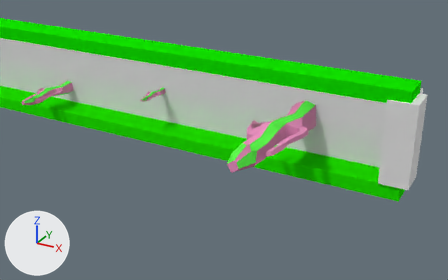
Renders of the Blender file game_setup_samples/scroller-sample/scenes/myGame.blend from each side of a commit.
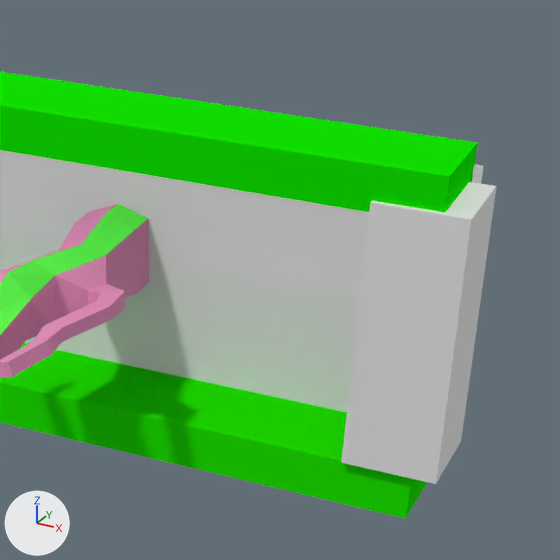
Each version appears first whole from a camera (50 mm lens) standing at (185.9, -77.8, 32.6) and looking at (150.6, -13.6, 0.4), and next in a close-up on the part from 60% to 100% of the width and 13% to 77% of the height. Lighting does not change. The marker at lower left points along +X, +Y and +Z.

Names of what the first close-up shows: 'Bottom', 'Coral.008', 'Floor.001', 'Top', 'Trigger.End'.
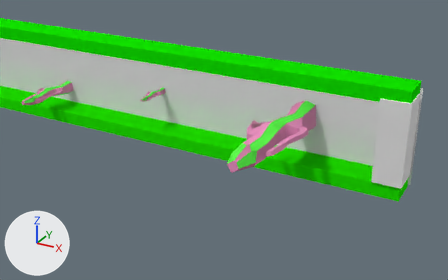
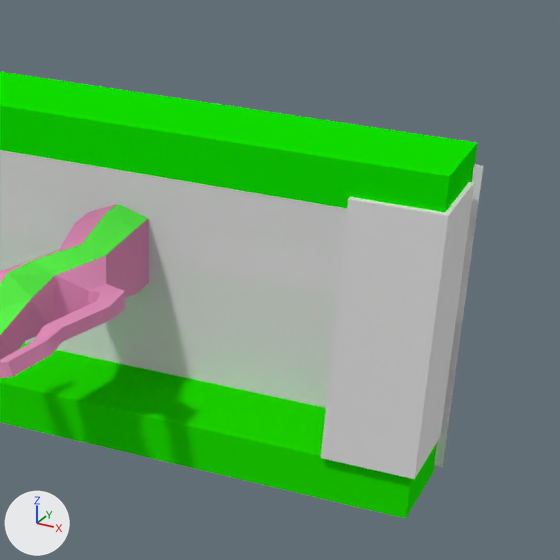
Boxes [x1, y1, x2, y2] around the edits, measured in the close-ups (560 x 560 px):
'Trigger.End', moved
    before: [341, 182, 497, 484]
    after: [321, 182, 474, 479]

What changed in the scene script:
```text
Change ob_trigger_end:
    ob_trigger_end.location: (170.69, -2.69, 0.53) -> (169.81, -2.69, 0.53)
```
